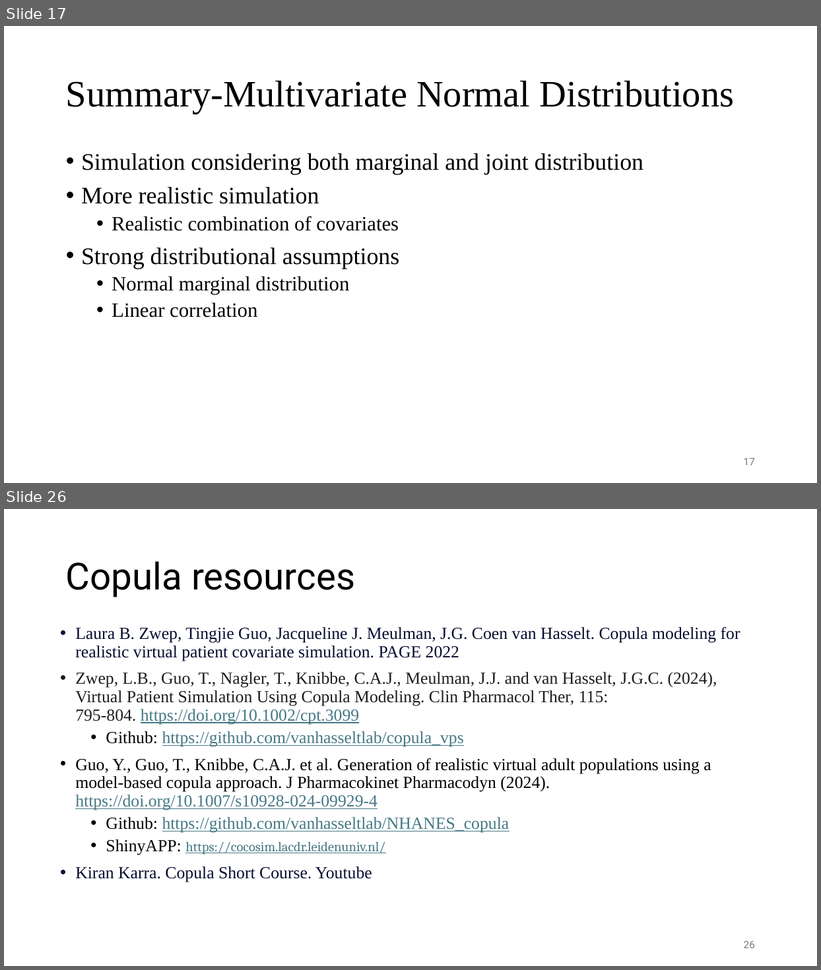
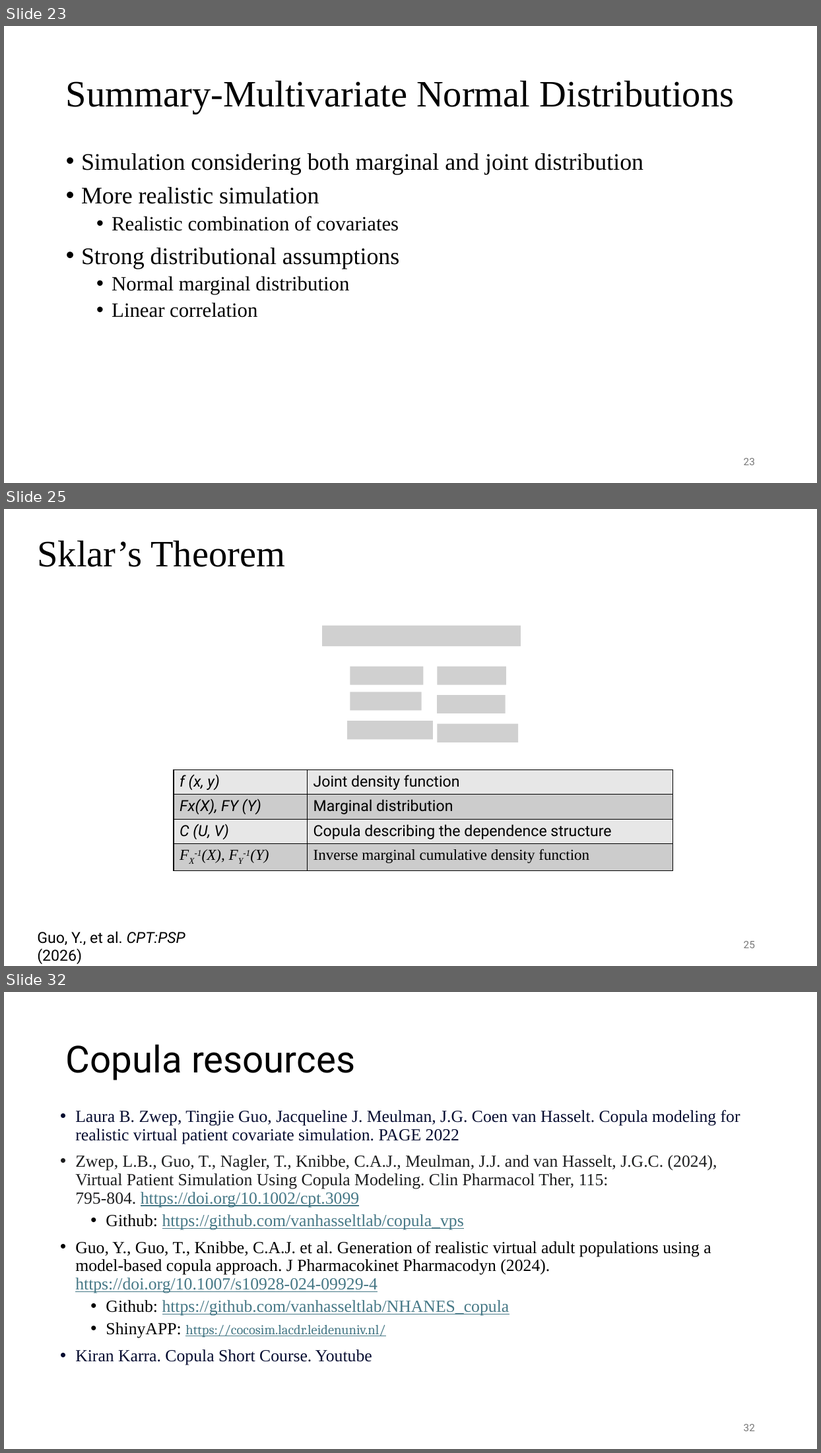
Before and after one commit to UMN-ECP-PMX/ecp8506_26f, a slide deck: wk11/wk11_slides.pptx. Shown one above the other, each under a label of ours: slides 17 and 26 before the commit, slides 23, 25 and 32 after it; the slides between them are not shown. The pictures are 821x970 and 821x1453 pixels, drawn with LibreOffice and Linux fonts; fonts in the diff are those of the drawing; grey boxes stand for pictures. Boxes give left, top, right and bottom in pixels: in the first picture for what was removed or moved away, otherwise in the second. Text is boxed around its words. In the diff, an @@ line names an element or a change of style, - is before the commit and + after.

```diff
--- a/wk11/wk11_slides.pptx
+++ b/wk11/wk11_slides.pptx
@@ slide 25 added at [4, 509, 817, 966], background #FFFFFF @@
@@ title added at [38, 540, 285, 567], 44 pt, text #000000 @@
+Sklar’s Theorem
@@ picture added at [322, 626, 521, 646] @@
@@ picture added at [350, 666, 424, 685] @@
@@ picture added at [437, 666, 506, 685] @@
@@ picture added at [350, 692, 422, 710] @@
@@ picture added at [437, 695, 506, 714] @@
@@ picture added at [347, 721, 434, 739] @@
@@ picture added at [437, 723, 518, 743] @@
@@ table added at [174, 770, 673, 869], 4 rows, 2 columns @@
+f (x, y) | Joint density function
+Fx(X), FY (Y) | Marginal distribution
+C (U, V) | Copula describing the dependence structure
+FX-1(X), FY-1(Y) | Inverse marginal cumulative density function
@@ text added at [37, 931, 186, 964], 18 pt, text #000000 @@
+Guo, Y., et al. CPT:PSP (2026)
@@ page number added at [744, 941, 755, 949], 12 pt, text #797979 @@
+25
@@ what was slide 17 is now slide 23 @@
@@ page number at [744, 458, 755, 466]: text changed @@
-17
+23
@@ what was slide 26 is now slide 32 @@
@@ page number at [744, 1424, 755, 1432]: text changed @@
-26
+32
```
Also in this commit, not shown: 13 slides changed, 9 other slides added, 3 slides removed, 3 other files.
